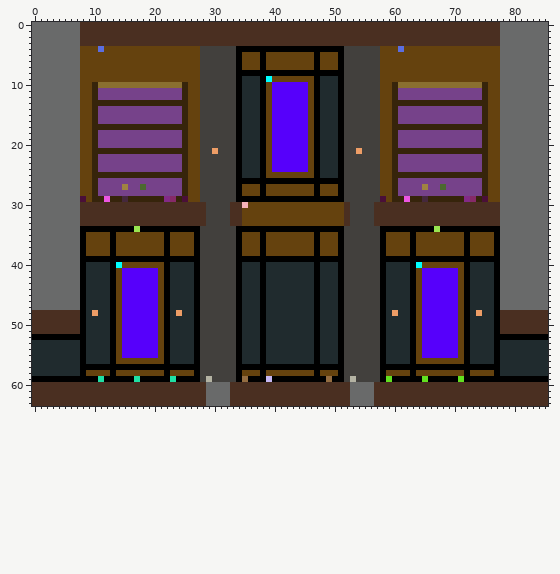
Pixel-art file -- Assets/Maps/GrandArchives/WritingRoom.aseprite. The picture above is the old version.
86x64 pixels, 1 frame.
Once edited:
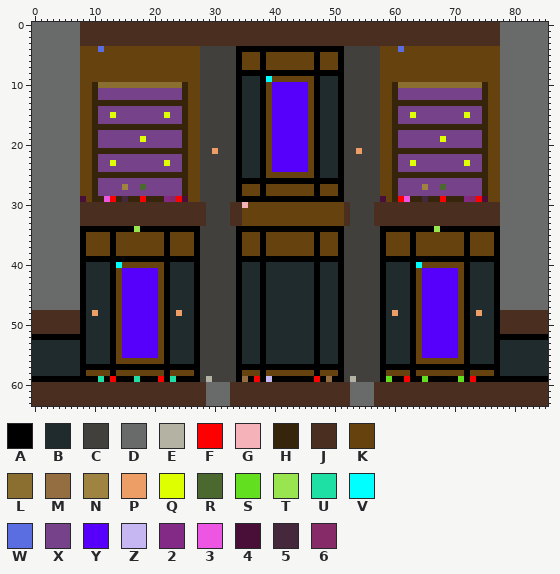
Palette (. is transparent): A #000000  B #202b2e  C #42403d  D #696a6a  E #b4b3a3  F #ff0000  G #f6b2b9  H #36240b  J #4a2f21  K #65420e  L #8a6f30  M #946d41  N #9f8341  P #ed9d66  Q #ddff00  R #4b692f  S #62e01f  T #99e550  U #1fe0a4  V #00ffff  W #5b6ee1  X #76428a  Y #5600fb  Z #c6b7f2  2 #832a86  3 #ed56e3  4 #4a0f38  5 #45283c  6 #862a68
Diff:
layer "Spawns" added
Layer "Spawns":
y 15: x 13 X -> Q; x 22 X -> Q; x 63 X -> Q; x 72 X -> Q
y 19: x 18 X -> Q; x 68 X -> Q
y 23: x 13 X -> Q; x 22 X -> Q; x 63 X -> Q; x 72 X -> Q
y 29: x 13 H -> F; x 18 H -> F; x 24 H -> F; x 61 H -> F; x 68 H -> F; x 74 H -> F
y 59: x 13 A -> F; x 21 A -> F; x 37 A -> F; x 47 A -> F; x 62 A -> F; x 73 A -> F
